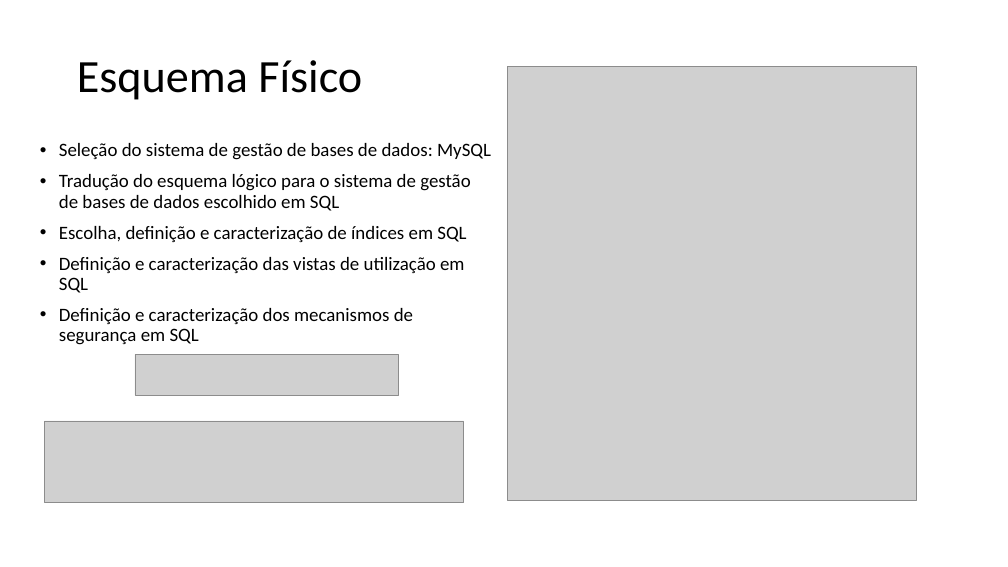
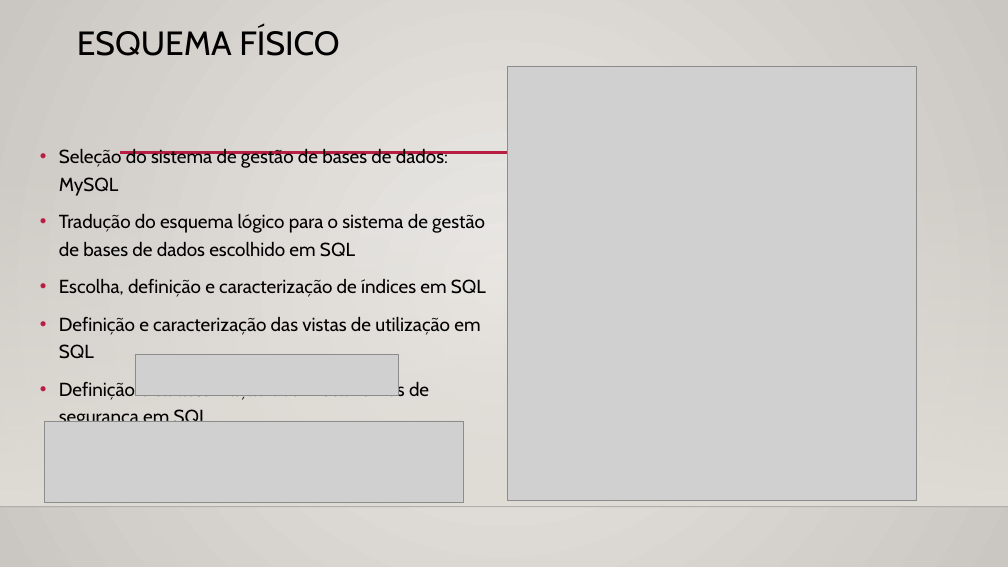
Before and after one commit to PedroCapa/BD, a slide deck: slide 6 of Apresentação BD.pptx. Drawn at 1008x567 pixels with LibreOffice and Linux fonts; fonts in the diff are those of the drawing; grey boxes stand for pictures; background and template pictures are left out. Boxes give left, top, right and bottom in pixels: in the first picture for what was removed or moved away, otherwise in the second. Text is boxed around its words. In the diff, an @@ line names an element or a change of style, - is before the commit and + after.

```diff
--- a/Apresentação BD.pptx
+++ b/Apresentação BD.pptx
@@ background #FFFFFF to gradient #ECEAE7 to #CAC7C1 @@
@@ title "ESQUEMA FÍSICO" at [77,27,339,56]: vertical alignment middle to top @@
@@ title at [77,27,339,56]: text changed; size 44 to 32 pt; font Calibri to Cabin @@
-Esquema Físico
+ESQUEMA FÍSICO
@@ text "Seleção do sistema de gestão ..." at [59,149,486,422]: font Calibri to Cabin; line spacing 0.9 to 1.2 @@
@@ rectangle added at [0,167,1008,507], fill gradient #DFDBD5 @@
@@ line added from (120, 153) to (915, 153), #B71E42 2.5 pt @@
@@ line added from (0, 507) to (1008, 507), #000001 1 pt @@
```
Also in this commit, not shown: 6 other slides changed, 1 slide added, 1 slide removed, 4 other files.
